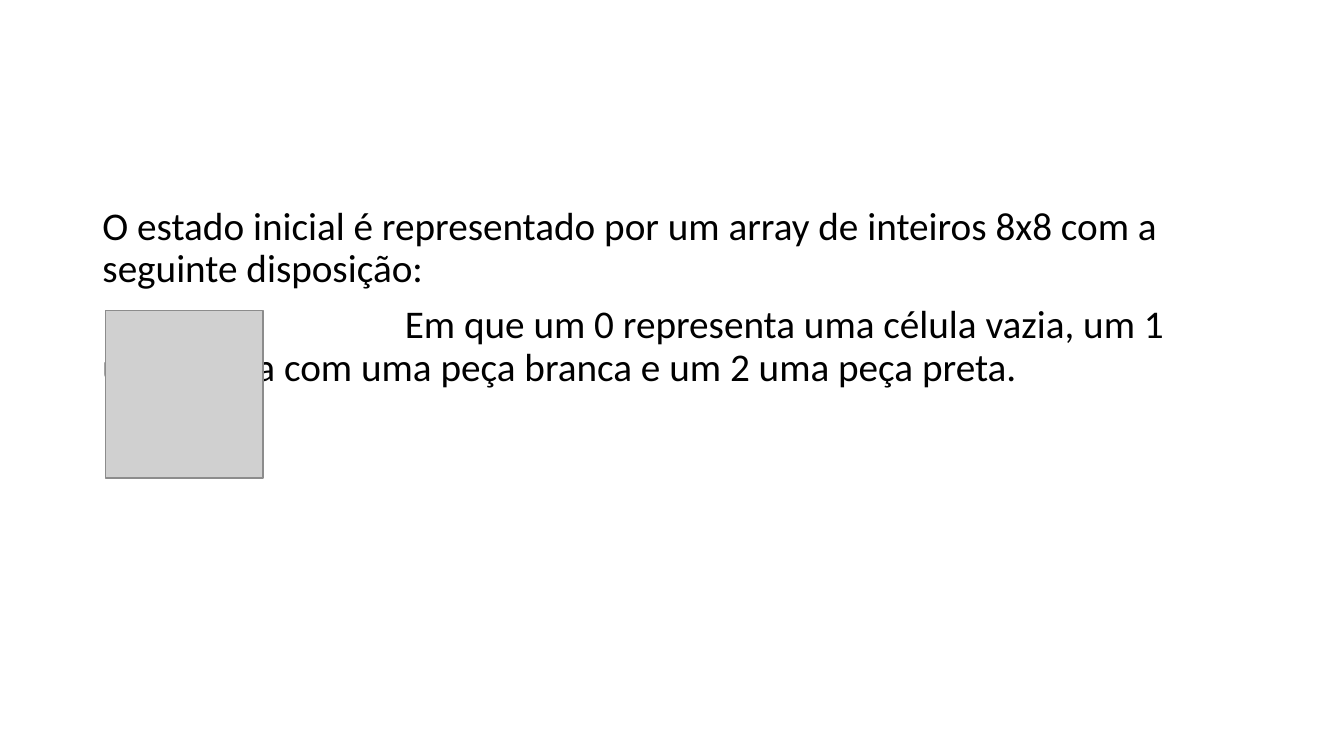
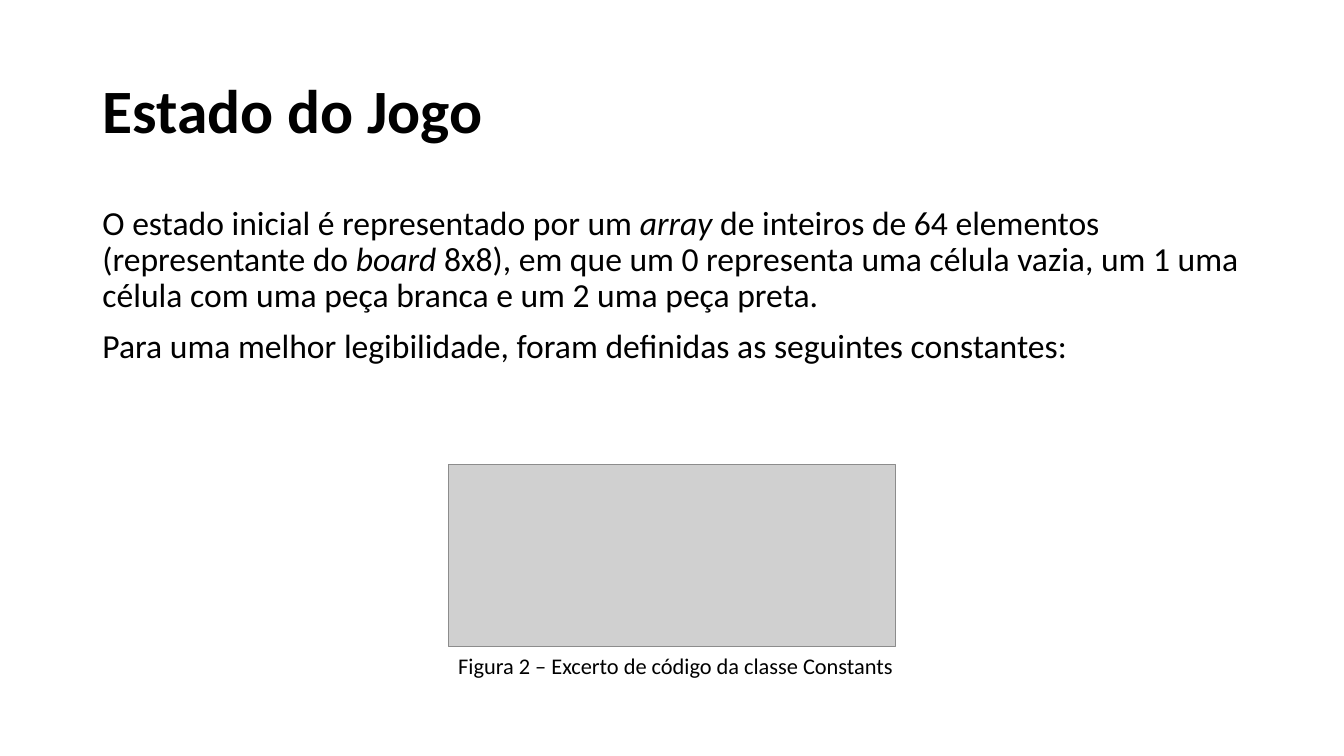
Before and after one commit to SergioDias47/Eximo, a slide deck: slide 4 of docs/IART-Eximo.pptx. Drawn at 1344x756 pixels with LibreOffice and Linux fonts; fonts in the diff are those of the drawing; grey boxes stand for pictures. Boxes give left, top, right and bottom in pixels: in the first picture for what was removed or moved away, otherwise in the second. Text is boxed around its words. In the diff, an @@ line names an element or a change of style, - is before the commit and + after.

```diff
--- a/docs/IART-Eximo.pptx
+++ b/docs/IART-Eximo.pptx
@@ title added at [102,89,482,144], 44 pt, text #000000, bold @@
+Estado do Jogo
@@ text at [102,211,1239,364]: text changed; size 28 to 24 pt @@
-O estado inicial é representado por um array de inteiros 8x8 com a seguinte disposição:
-Em que um 0 representa uma célula vazia, um 1 uma célula com uma peça branca e um 2 uma peça preta.
+O estado inicial é representado por um array de inteiros de 64 elementos (representante do board 8x8), em que um 0 representa uma célula vazia, um 1 uma célula com uma peça branca e um 2 uma peça preta.
+Para uma melhor legibilidade, foram definidas as seguintes constantes:
@@ picture removed at [105,311,263,479] @@
@@ picture added at [449,465,896,647] @@
@@ text added at [458,658,893,678], 16 pt, text #000000 @@
+Figura 2 – Excerto de código da classe Constants
```
Also in this commit, not shown: 5 other slides changed.
